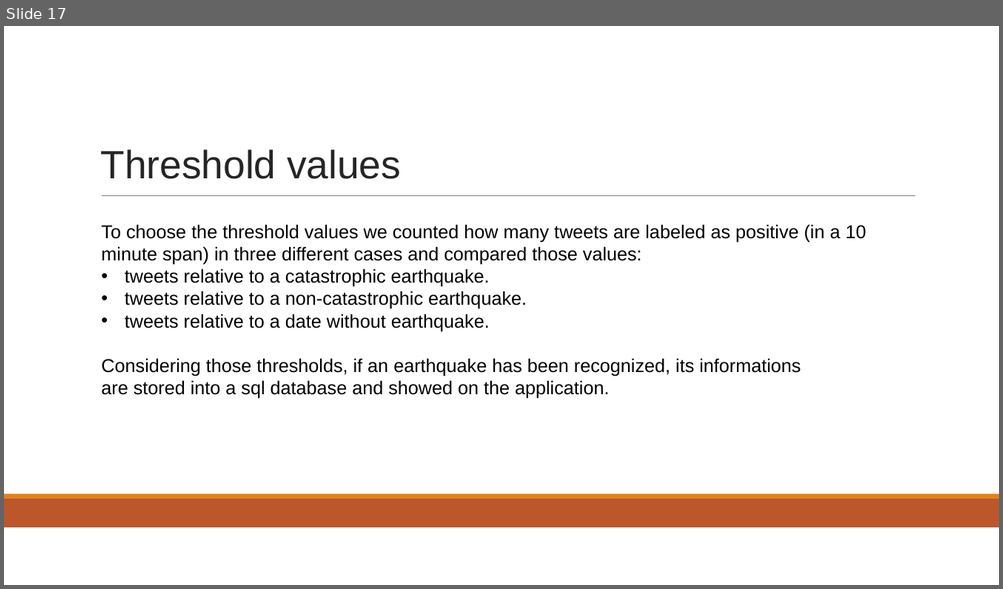
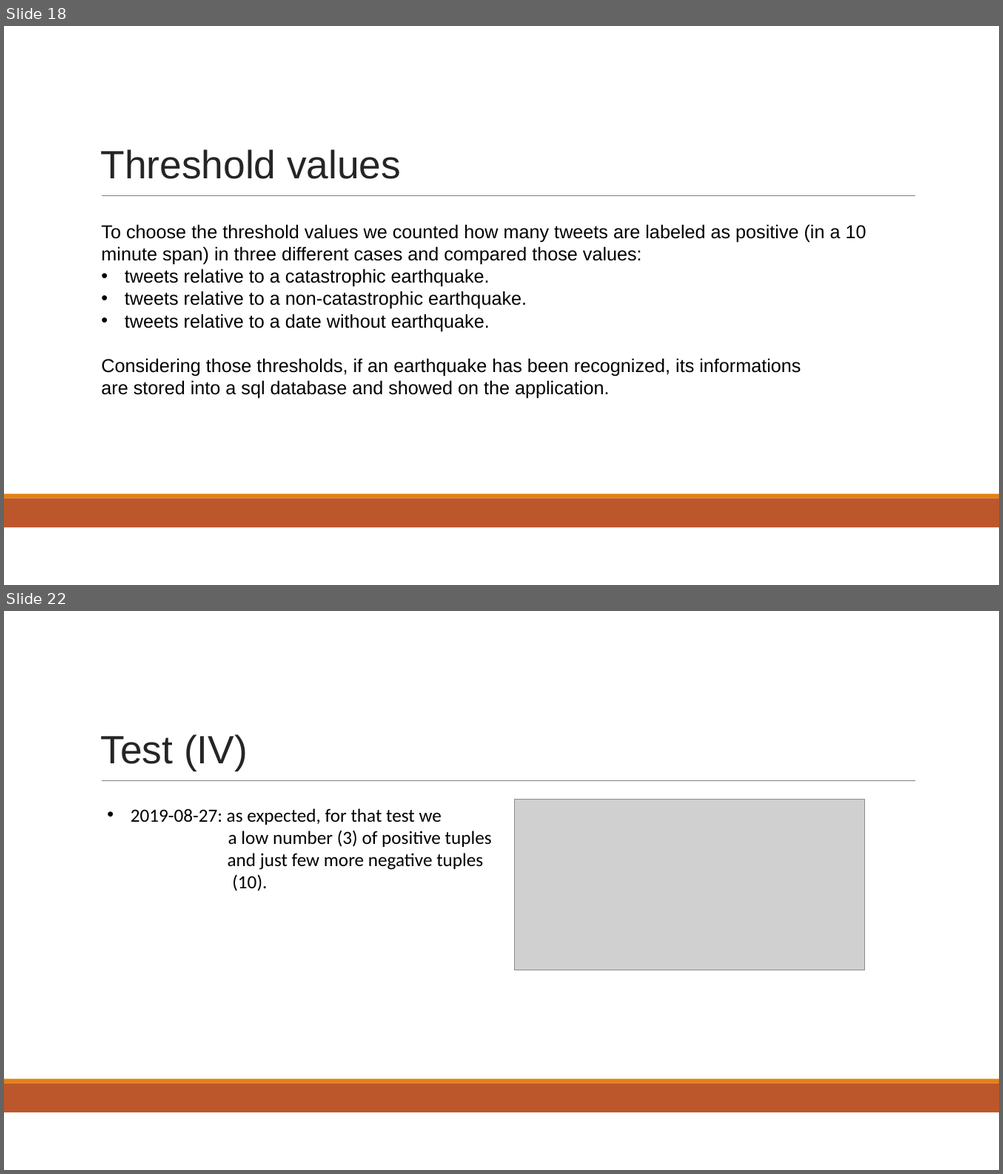
Before and after one commit to Geghi/DMML-Project, a slide deck: documentation/presentazione/presentazione.pptx. Shown one above the other, each under a label of ours: slide 17 before the commit, slides 18 and 22 after it; the slides between them are not shown. The pictures are 1003x589 and 1003x1174 pixels, drawn with LibreOffice and Linux fonts; fonts in the diff are those of the drawing; grey boxes stand for pictures. Boxes give left, top, right and bottom in pixels: in the first picture for what was removed or moved away, otherwise in the second. Text is boxed around its words. In the diff, an @@ line names an element or a change of style, - is before the commit and + after.

```diff
--- a/documentation/presentazione/presentazione.pptx
+++ b/documentation/presentazione/presentazione.pptx
@@ slide 22 added at <box>4,611,999,1170</box>, background #FFFFFF; not listed: 3 template elements that a slide beside it also shows @@
@@ title added at <box>101,735,247,771</box>, 38.1 pt, text #252525 @@
+Test (IV)
@@ text added at <box>131,809,492,891</box>, 18 pt, text #000000 @@
+• 2019-08-27: as expected, for that test we
+  a low number (3) of positive tuples
+  and just few more negative tuples
+  (10).
@@ picture added at <box>515,800,865,971</box> @@
@@ what was slide 17 is now slide 18 @@
```
Also in this commit, not shown: 1 slide changed, 4 other slides added, 6 other files.
